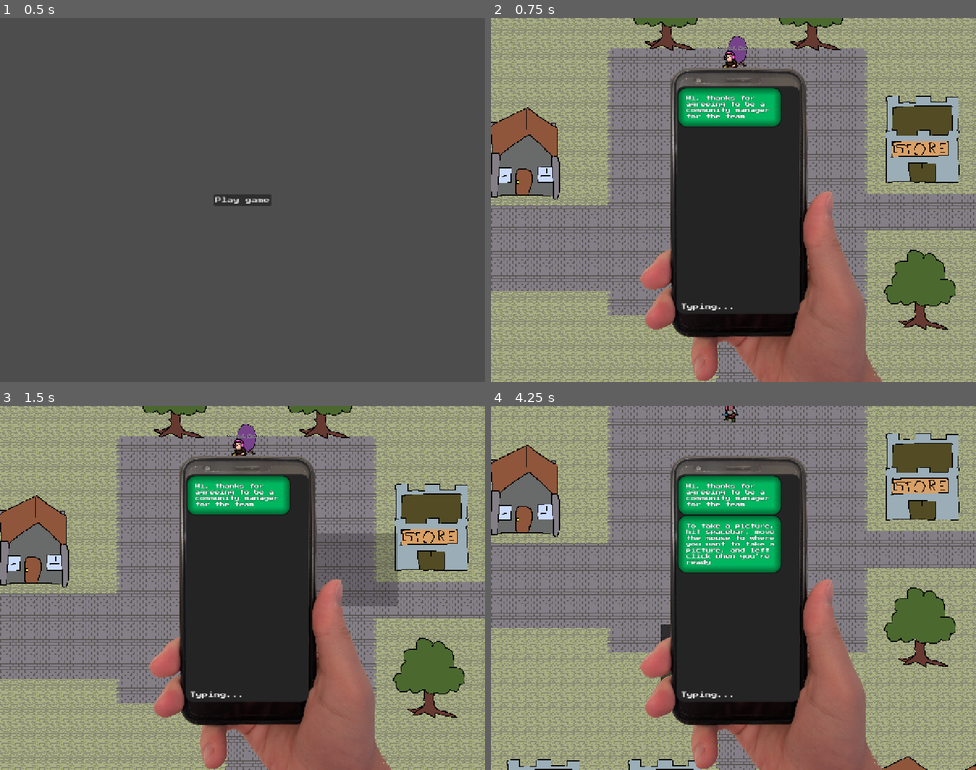
Above: before the commit, frames 1-4 (two rows, left to right).
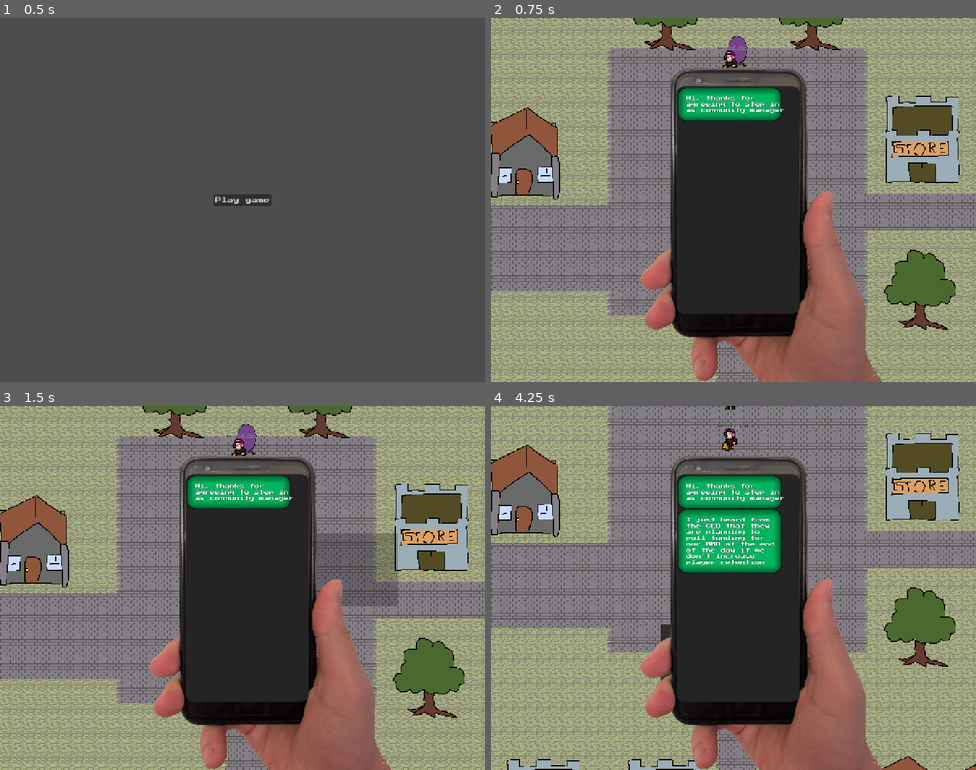
Above: after the commit, the same moments.

Repository: adamgiles1/gmtk-jam-2026
Game: Godot game, scene res://MainMenu.tscn
Two runs of this game, one before a commit and one after it. Both use one fixed random seed, a clock stepped at 60 frames per second and the inputs below. The engine's default icon, where the game draws it, is replaced by a stand-in: a white triangle on a blue panel in a dark square.
Inputs (mouse positions are in pixels of both pictures, inside the frame that each line leads up to):
- Up to frame 1 (0.5 s): no input
- Up to frame 2 (0.75 s): click "Play game" at 0.5 s
- Up to frame 3 (1.5 s): tap Enter at 1.25 s; move the mouse to (349, 569) at 1.27 s; tap Space (open_camera) at 1.35 s
- Up to frame 4 (4.25 s): move the mouse to (636, 606) at 2.02 s; tap S (camera_down) at 2.1 s; tap Space (open_camera) at 2.3, 3.05, 3.8 s; move the mouse to (782, 507) at 2.77 s; tap A (camera_left) at 2.85 s; move the mouse to (709, 660) at 3.52 s; tap D (camera_right) at 3.6 s

Frame 1 is identical in both runs. In frame 2, 0.9% of the frame differs, in the area x 38-61%, y 23-81%; in frame 3, 0.9%; in frame 4, 2.4%, in the area x 38-61%, y 0-81%.

Commit message:
Stuff ah

Diff:
--- a/tools/camera.tscn
+++ b/tools/camera.tscn
@@ -9,6 +9,7 @@
 script = ExtResource("1_54vk1")
 
 [node name="ColorRect" type="ColorRect" parent="." unique_id=1122171340]
+z_index = 4095
 offset_right = 256.0
 offset_bottom = 192.0
 color = Color(0, 0, 0, 0.22745098)
--- a/tools/phone.gd
+++ b/tools/phone.gd
@@ -12,8 +12,10 @@
 
 # Called when the node enters the scene tree for the first time.
 func _ready() -> void:
-	add_message("Hi, thanks for agreeing to be a community manager for the team")
-	add_message("To take a picture, hit spacebar, move the mouse to where you want to take a picture, and left click when you're ready")
+	add_message("Hi, thanks for agreeing to step in as community manager")
+	add_message("I just heard from the CEO that they are planning to pull funding for our MMO at the end of the day if we don't increase player retention")
+	add_message("WE HAVE A COUNTDOWN OR ELSE WE ALL LOSE OUR JOBS, AND WORLD OF RUNIC MYSTERY WILL BE SHUT DOWN FOREVER")
+	add_message("To take a picture of something, hit spacebar, move the mouse to where you want to take a picture, and left click when you're ready")
 	add_message("To start off, I saw the intern added a new hat as a reward when someone completes a quest. Take a picture.")
 	add_message("I also saw the famous streamer Vessel_Radio was going to play our game. They are huge, please get me a picture.")
 	add_message("Press tab to open/close the phone, and get started!")
@@ -31,6 +33,7 @@
 	Signals.massacre_found.connect(handle_massacre_found, CONNECT_DEFERRED)
 
 	Signals.game_patched.connect(handle_game_patch)
+	Signals.all_objectives_found.connect(handle_game_won)
 
 func _physics_process(delta: float) -> void:
 	if Input.is_action_just_pressed("ui_home"):
@@ -54,6 +57,11 @@
 func take_photo(photo_taken) -> void:
 	$CaptureAudio.play()
 	last_photo = photo_taken
+
+func handle_game_won() -> void:
+	visible = true
+	add_message("You did it! I just heard we're not going to be cancelled! Steve the CEO just told me that we have funding for another week")
+	add_message("The one thing the players wanted was a classic version of the game, back in the good old days. This morning.")
 
 func handle_fishing() -> void:
 	await get_tree().create_timer(.1).timeout
--- a/tools/phone.tscn
+++ b/tools/phone.tscn
@@ -46,47 +46,6 @@
 [node name="Phone" type="CanvasLayer" unique_id=199274668]
 script = ExtResource("1_4wlty")
 
-[node name="PhoneImage" type="TextureRect" parent="." unique_id=563471289]
-offset_left = 273.0
-offset_top = -37.0
-offset_right = 1083.0
-offset_bottom = 999.45154
-texture = ExtResource("2_uxyes")
-expand_mode = 1
-
-[node name="PanelContainer" type="PanelContainer" parent="." unique_id=1551098587]
-anchors_preset = 8
-anchor_left = 0.5
-anchor_top = 0.5
-anchor_right = 0.5
-anchor_bottom = 0.5
-offset_left = -150.0
-offset_top = -300.0
-offset_right = 175.0
-offset_bottom = 300.0
-grow_horizontal = 2
-grow_vertical = 2
-size_flags_horizontal = 4
-size_flags_vertical = 4
-theme_override_styles/panel = SubResource("StyleBoxFlat_xe0u3")
-
-[node name="MarginContainer" type="MarginContainer" parent="PanelContainer" unique_id=1970217337]
-unique_name_in_owner = true
-layout_mode = 2
-theme_override_constants/margin_bottom = 40
-
-[node name="ScrollContainer" type="ScrollContainer" parent="PanelContainer/MarginContainer" unique_id=422629785]
-unique_name_in_owner = true
-layout_mode = 2
-theme = SubResource("Theme_cvbq8")
-horizontal_scroll_mode = 3
-
-[node name="VBoxContainer" type="VBoxContainer" parent="PanelContainer/MarginContainer/ScrollContainer" unique_id=377782041]
-unique_name_in_owner = true
-layout_mode = 2
-offset_transform_enabled = true
-offset_transform_position = Vector2(5, 5)
-
 [node name="IncomingMessageLabel" type="Label" parent="." unique_id=52058458]
 unique_name_in_owner = true
 offset_left = 501.0
@@ -100,3 +59,52 @@
 
 [node name="CaptureAudio" type="AudioStreamPlayer2D" parent="." unique_id=1028667374]
 stream = ExtResource("4_cvbq8")
+
+[node name="Control" type="Control" parent="." unique_id=1715593751]
+layout_mode = 3
+anchors_preset = 0
+offset_right = 40.0
+offset_bottom = 40.0
+
+[node name="PhoneImage" type="TextureRect" parent="Control" unique_id=563471289]
+layout_mode = 0
+offset_left = 273.0
+offset_top = -37.0
+offset_right = 1083.0
+offset_bottom = 999.45154
+texture = ExtResource("2_uxyes")
+expand_mode = 1
+
+[node name="PanelContainer" type="PanelContainer" parent="Control" unique_id=1551098587]
+layout_mode = 1
+anchors_preset = 8
+anchor_left = 0.5
+anchor_top = 0.5
+anchor_right = 0.5
+anchor_bottom = 0.5
+offset_left = 470.0
+offset_top = 160.0
+offset_right = 795.0
+offset_bottom = 760.0
+grow_horizontal = 2
+grow_vertical = 2
+size_flags_horizontal = 4
+size_flags_vertical = 4
+theme_override_styles/panel = SubResource("StyleBoxFlat_xe0u3")
+
+[node name="MarginContainer" type="MarginContainer" parent="Control/PanelContainer" unique_id=1970217337]
+unique_name_in_owner = true
+layout_mode = 2
+theme_override_constants/margin_bottom = 40
+
+[node name="ScrollContainer" type="ScrollContainer" parent="Control/PanelContainer/MarginContainer" unique_id=422629785]
+unique_name_in_owner = true
+layout_mode = 2
+theme = SubResource("Theme_cvbq8")
+horizontal_scroll_mode = 3
+
+[node name="VBoxContainer" type="VBoxContainer" parent="Control/PanelContainer/MarginContainer/ScrollContainer" unique_id=377782041]
+unique_name_in_owner = true
+layout_mode = 2
+offset_transform_enabled = true
+offset_transform_position = Vector2(5, 5)
--- a/user/User.tscn
+++ b/user/User.tscn
@@ -46,6 +46,7 @@
 horizontal_alignment = 1
 
 [node name="NameLabel" type="Label" parent="." unique_id=1253024228]
+z_index = 4095
 offset_left = -35.0
 offset_top = -68.0
 offset_right = 37.0
@@ -54,6 +55,7 @@
 label_settings = SubResource("LabelSettings_srq52")
 
 [node name="UserArt" parent="." unique_id=994632350 instance=ExtResource("3_h7e16")]
+z_index = 0
 
 [node name="PhotoArea" type="Area2D" parent="." unique_id=1647903047]
 collision_layer = 2
--- a/user/user.gd
+++ b/user/user.gd
@@ -10,7 +10,7 @@
 @onready var art: UserArt = $UserArt
 @onready var massacre_area: Area2D = $MassacreArea
 
-var movement_delay: float = .5 * .1
+var movement_delay: float = .5 #* .1
 
 var path: PackedVector2Array = []
 var path_idx: int = 0
